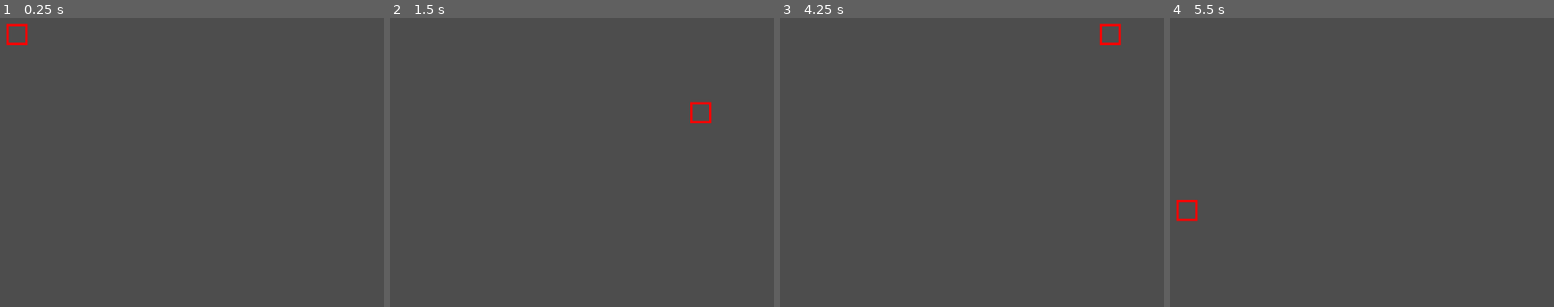
Above: before the commit, frames 1-4 (left to right).
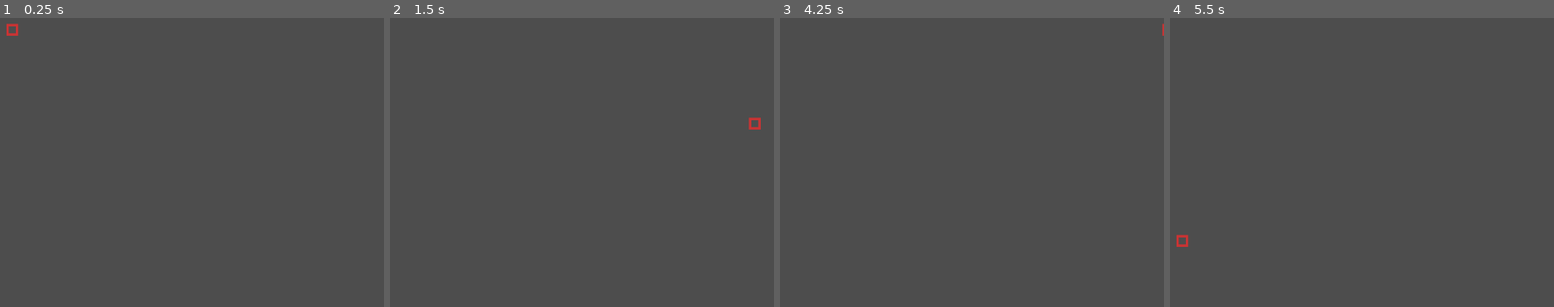
Above: after the commit, the same moments.

Repository: BVPlaten/MyWorm
Game: Godot game, scene res://arena.tscn
The game is run twice, just before and just after one commit, with the same random seed, the same clock (stepped at 60 frames per second) and the same inputs.
Inputs:
- Up to frame 1 (0.25 s): no input
- Up to frame 2 (1.5 s): tap Enter (ui_accept) at 0.5, 1.35 s; hold Right (ui_right) 0.53-1.28 s; hold Enter (ui_accept) 0.53-1.28 s; hold Down (ui_down) from 1.28 s (still down)
- Up to frame 3 (4.25 s): tap Enter (ui_accept) at 1.52, 1.82, 2, 2.85, 3.02, 3.32, 3.5 s; release Down (ui_down) at 2.03 s; hold Right (ui_right) 2.03-2.78 s; hold Enter (ui_accept) 2.03-2.78 s; hold Up (ui_up) 2.78-3.53 s; hold Left (ui_left) from 3.53 s (still down); hold Enter (ui_accept) from 3.53 s (still down)
- Up to frame 4 (5.5 s): release Enter (ui_accept) at 4.28 s; tap Enter (ui_accept) at 4.35, 4.52, 4.82 s; release Left (ui_left) at 5.03 s; hold Down (ui_down) from 5.03 s (still down); hold Enter (ui_accept) from 5.03 s (still down)

The runs differ from the first frame. In frame 1, 0.2% of the frame differs, in the area x 1-8%, y 1-10%; in frame 2, 0.3%; in frame 3, 0.2%; in frame 4, 0.3%, in the area x 1-8%, y 62-80%.

Commit message:
preparing array of worm_parts of type Sprite2D

Diff:
--- a/myworm/arena.gd
+++ b/myworm/arena.gd
@@ -1,20 +1,16 @@
 extends Node2D
 
-var movespeed = 500.0 # Geschwindigkeit der Bewegung in Pixel pro Sekunde
 var player: Sprite2D
-enum dirctn {  ZERO, NORDEN,  SUEDEN,  OSTEN,  WESTEN }
-var current_drctn = dirctn.ZERO
+var current_drctn: GlobalEnums.dirctn
 
 func _ready():
 	# Szene laden
 	var pfad = "res://worm_part.tscn"
 	var geladene_szene = ResourceLoader.load(pfad)
 
-	# Überprüfen, ob die Szene erfolgreich geladen wurde
 	if geladene_szene:
-		player = geladene_szene.instantiate() as Sprite2D  # Eine Instanz der geladenen Szene erstellen
+		player = geladene_szene.instantiate() as Sprite2D
 
-		# Überprüfen, ob die Instanz erfolgreich erstellt wurde und vom Typ Sprite2D ist
 		if player:
 			player.name = "WormPart"
 			add_child(player)
@@ -27,28 +23,14 @@
 
 func _physics_process(delta):
 	if player:
-		# richtung der cursortasten zwischenspeichern
 		if Input.is_action_pressed("ui_left"):
-			current_drctn = dirctn.WESTEN
+			current_drctn = GlobalEnums.dirctn.WESTEN
 		elif Input.is_action_pressed("ui_right"):
-			current_drctn = dirctn.OSTEN
+			current_drctn = GlobalEnums.dirctn.OSTEN
 		elif Input.is_action_pressed("ui_up"):
-			current_drctn = dirctn.NORDEN
+			current_drctn = GlobalEnums.dirctn.NORDEN
 		elif Input.is_action_pressed("ui_down"):
-			current_drctn = dirctn.SUEDEN
-
-		# derzeitige bewegung ausführen
-		var direction = Vector2.ZERO
-		if current_drctn == dirctn.WESTEN:
-			direction.x = -1
-		elif current_drctn == dirctn.OSTEN:
-			direction.x = 1
-		elif current_drctn == dirctn.NORDEN:
-			direction.y = -1
-		elif current_drctn == dirctn.SUEDEN:
-			direction.y = 1
-		elif current_drctn == dirctn.ZERO:
-			var screen_size = get_viewport().size
-			player.position = screen_size / 2
-
-		player.position += direction * movespeed * delta
+			current_drctn = GlobalEnums.dirctn.SUEDEN
+		elif Input.is_action_pressed("ui_accept"):
+			current_drctn = GlobalEnums.dirctn.ZERO
+	player.move_in_direction(current_drctn,delta)
--- /dev/null
+++ b/myworm/globalEnums.gd
@@ -0,0 +1,30 @@
+extends Node
+
+enum dirctn {  ZERO, NORDEN,  SUEDEN,  OSTEN,  WESTEN }
+var start_dirctn = dirctn.ZERO
+
+
+
+# Schritt 3: Konfiguriere das Skript als Autoload Singleton.
+#
+# Gehe in der Godot-Editor zu Projekt -> Projekteinstellungen.
+# Klicke im linken Menü auf den Reiter Autoload.
+# Klicke auf das "+"-Symbol unter der Liste "Pfad".
+# Wähle im Dateidialog das Skript aus, das du gerade erstellt hast (GlobalEnums.gd).
+# Im Feld Name (rechts neben dem Pfad) kannst du einen globalen Namen für dieses Singleton festlegen. Dies ist der Name, den du verwenden wirst, um von
+# anderen Skripten aus auf das enum zuzugreifen. Ein üblicher Name ist der gleiche wie der Dateiname ohne die Endung, also in diesem Fall GlobalEnums. Godot
+# schlägt dies normalerweise automatisch vor. Stelle sicher, dass das Kästchen Aktiviert angehakt ist.
+#
+# Schritt 4: Verwende das enum in deinen anderen Skripten.
+# Nachdem du GlobalEnums.gd als Autoload konfiguriert hast, kannst du in jedem anderen Skript in deinem Projekt auf die darin definierten enum-Werte zugreifen,
+# indem du den Namen des Autoload Singletons verwendest, gefolgt von einem Punkt und dann dem Namen des enum und dem gewünschten Wert.
+#
+# Beispiel:
+#
+# Angenommen, du hast ein Skript an deinem Spieler-Node angehängt:
+# GDScript
+#
+# # SpielerSkript.gd
+# extends KinematicBody2D
+#
+# var current_state = GlobalEnums.PlayerState.IDLE
--- a/myworm/project.godot
+++ b/myworm/project.godot
@@ -15,6 +15,10 @@
 config/features=PackedStringArray("4.4", "Forward Plus")
 config/icon="res://icon.svg"
 
+[autoload]
+
+GlobalEnums="*res://globalEnums.gd"
+
 [display]
 
 window/size/viewport_width=960
--- a/myworm/worm_part.gd
+++ b/myworm/worm_part.gd
@@ -1,9 +1,30 @@
 extends Sprite2D
+
+var movespeed = 600.0 # Geschwindigkeit der Bewegung in Pixel pro Sekunde
+
+#var current_drctn = GlobalEnums.dirctn.ZERO
 
 func _draw():
 	var rect_position = Vector2(0, 0)
-	var rect_size = Vector2(24, 24)
+	var rect_size = Vector2(12, 12)
 	var rect = Rect2(rect_position, rect_size)
-	var red_color = Color(1, 0, 0) # RGB: 1.0 for red, 0.0 for green and blue
+	var red_color = Color(0.8, 0.2, 0.2) # RGB: 1.0 for red, 0.0 for green and blue
 	var border_thickness = 3.0 # Die gewünschte Dicke des Randes
 	draw_rect(rect, red_color, false, border_thickness) # 'false' für nicht gefüllt, und border_thickness für die Linienbreite
+
+func move_in_direction(dirctnId :GlobalEnums.dirctn, delta):
+		var direction = Vector2.ZERO
+
+		if dirctnId == GlobalEnums.dirctn.WESTEN:
+			direction.x = -1
+		elif dirctnId == GlobalEnums.dirctn.OSTEN:
+			direction.x = 1
+		elif dirctnId == GlobalEnums.dirctn.NORDEN:
+			direction.y = -1
+		elif dirctnId == GlobalEnums.dirctn.SUEDEN:
+			direction.y = 1
+		elif dirctnId == GlobalEnums.dirctn.ZERO:
+			var screen_size = get_viewport().size
+			position = screen_size / 2
+
+		position += direction * movespeed * delta
Not shown, added: myworm/globalEnums.gd.uid
